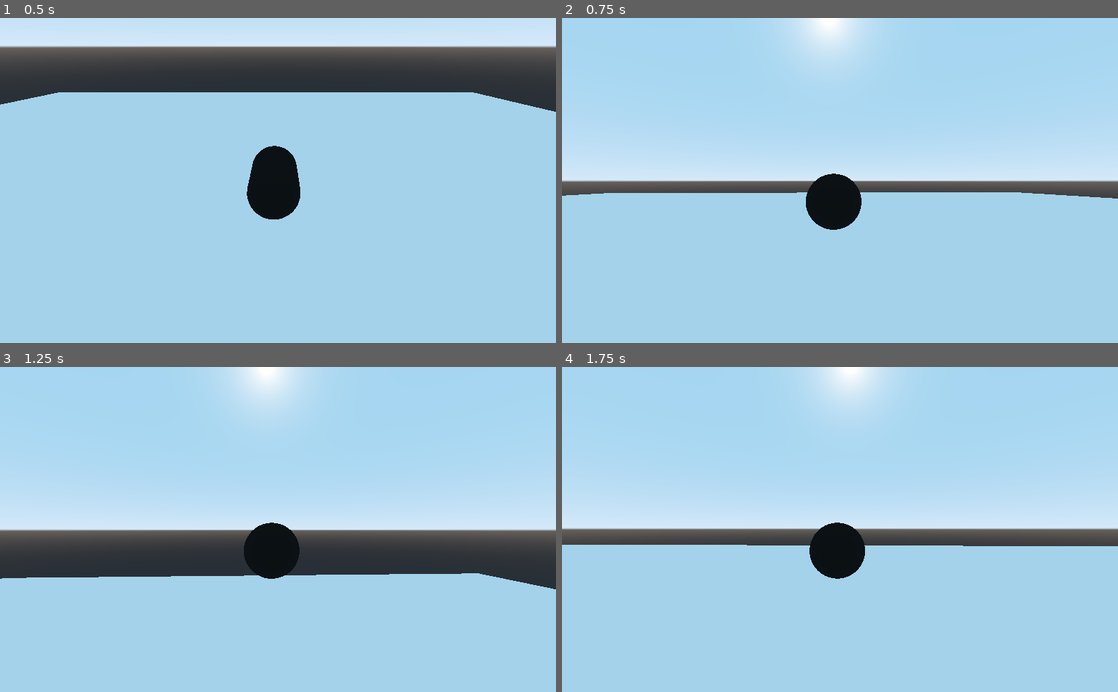
Above: before the commit, frames 1-4 (two rows, left to right).
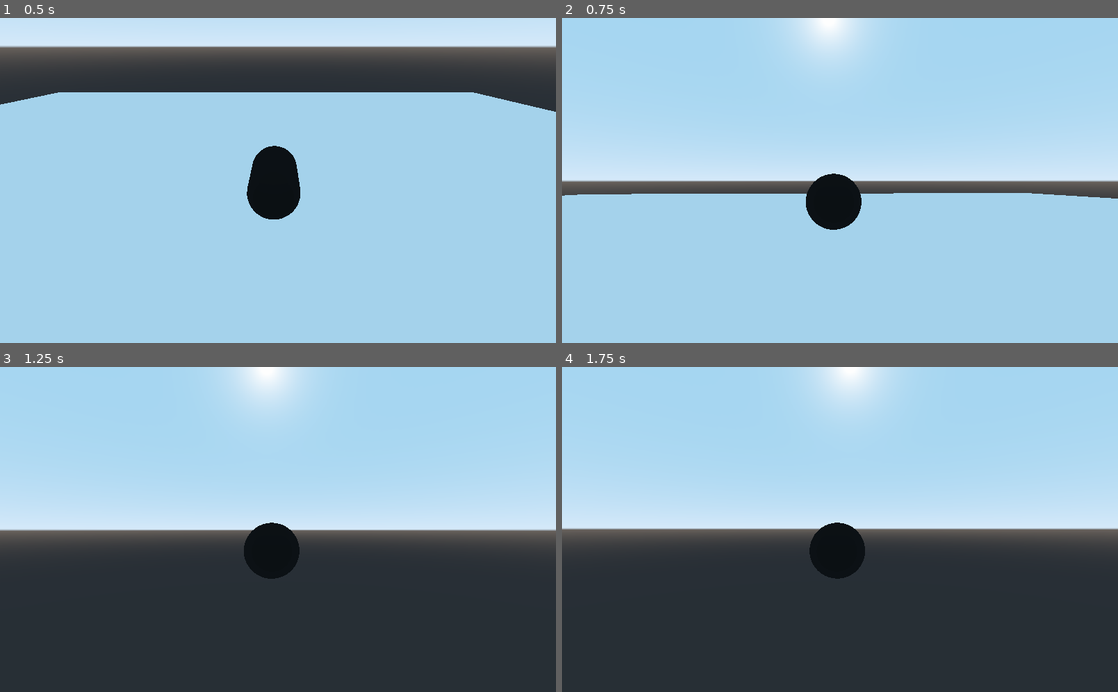
Above: after the commit, the same moments.

Repository: simpleandhappy/cat_simulator
Game: Godot game, scene res://MainLevel.tscn
The game is run twice, just before and just after one commit, with the same random seed, the same clock (stepped at 60 frames per second) and the same inputs.
Inputs (mouse positions are in pixels of both pictures, inside the frame that each line leads up to):
- Up to frame 1 (0.5 s): no input
- Up to frame 2 (0.75 s): tap Enter at 0.5 s; move the mouse to (867, 180) at 0.52 s; hold W (forward) from 0.53 s (still down); hold Shift (sprint, bound only after the commit) from 0.53 s (still down)
- Up to frame 3 (1.25 s): keep holding W (forward); keep holding Shift (sprint, bound only after the commit); tap Space (jump) at 0.77 s
- Up to frame 4 (1.75 s): keep holding W (forward); move the mouse to (812, 529) at 1.27 s; release Shift (sprint, bound only after the commit) at 1.28 s; tap Shift (sprint, bound only after the commit) at 1.35 s; tap Space (jump) at 1.52 s

Frame 1 is identical in both runs. In frame 2, 0.2% of the frame differs, in the area x 0-99%, y 53-56%; in frame 3, 35%; in frame 4, 44%, in the area x 0-100%, y 54-100%.

Commit message:
added sprint

Diff:
--- a/project.godot
+++ b/project.godot
@@ -70,6 +70,13 @@
 "events": [ Object(InputEventJoypadMotion,"resource_local_to_scene":false,"resource_name":"","device":0,"axis":3,"axis_value":1.0,"script":null)
  ]
 }
+sprint={
+"deadzone": 0.5,
+"events": [ Object(InputEventKey,"resource_local_to_scene":false,"resource_name":"","device":0,"alt":false,"shift":false,"control":false,"meta":false,"command":false,"pressed":false,"scancode":0,"physical_scancode":16777237,"unicode":0,"echo":false,"script":null)
+, Object(InputEventJoypadButton,"resource_local_to_scene":false,"resource_name":"","device":0,"button_index":7,"pressure":0.0,"pressed":false,"script":null)
+, Object(InputEventJoypadButton,"resource_local_to_scene":false,"resource_name":"","device":0,"button_index":21,"pressure":0.0,"pressed":false,"script":null)
+ ]
+}
 
 [physics]
 
--- a/scripts/SpringArmRotation.gd
+++ b/scripts/SpringArmRotation.gd
@@ -1,7 +1,7 @@
 extends SpringArm
 
 export var mouse_sensitivity = 0.05
-export var controller_sensitivity = 3
+export var controller_sensitivity = 0.05
 
 func _ready():
 	pass
--- a/scripts/TempPlayerMovement.gd
+++ b/scripts/TempPlayerMovement.gd
@@ -18,12 +18,14 @@
 	#move the character
 	move_direction.x = Input.get_action_strength("right") - Input.get_action_strength("left")
 	move_direction.z = Input.get_action_strength("back") - Input.get_action_strength("forward")
-	print(move_direction)
+
 
 	#move camera relative to character; need to normalize cuz vector math makes them move faster
 	move_direction = move_direction.rotated(Vector3.UP, _spring_arm.rotation.y).normalized()
 
 	#speed setting
+	if Input.is_action_pressed("sprint"):
+		speed = speed + 2
 	_velocity.x = move_direction.x * speed
 	_velocity.z = move_direction.z * speed
 	_velocity.y -= gravity * delta #pull character down over time
